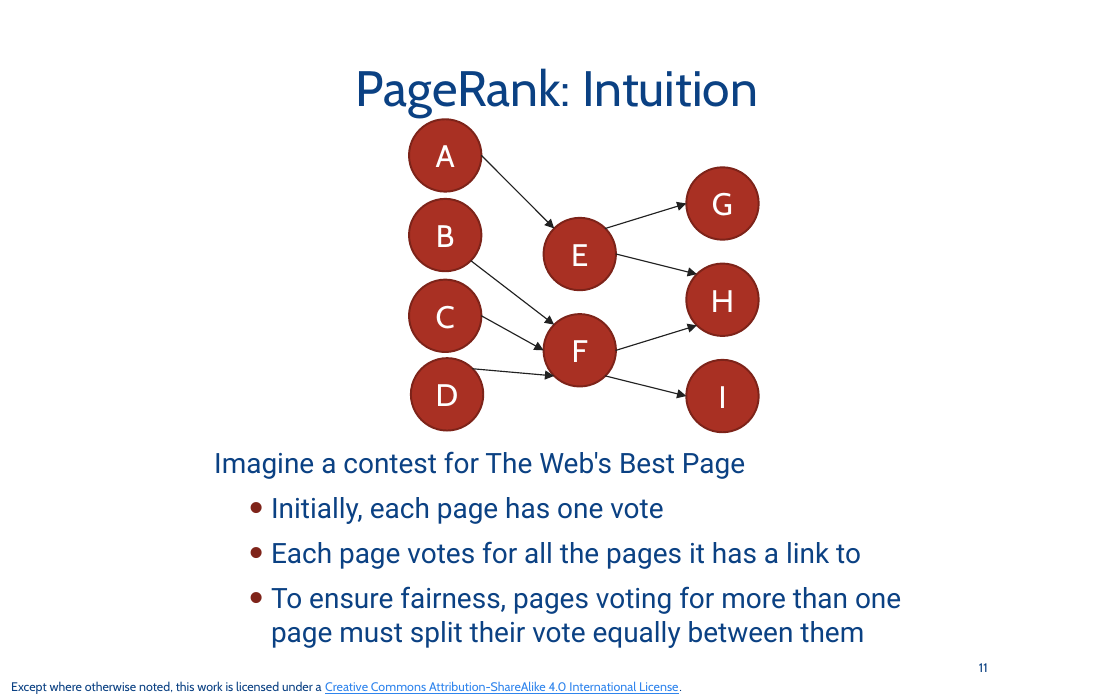
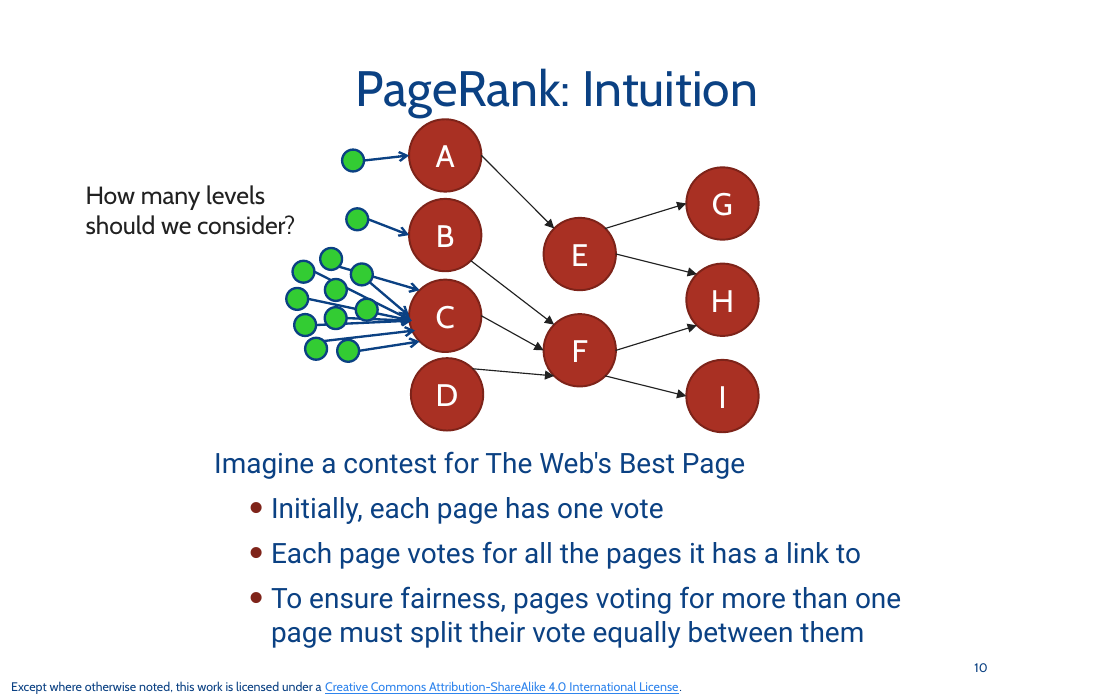
Before and after one commit to odpi/OpenDS4All, a slide deck: slide 10 of opends4all-resources/opends4all-scalable-data-processing/GRAPHS-PAGERANK-centrality.pptx (slide 11 before the commit). Drawn at 1120x700 pixels with LibreOffice and Linux fonts; fonts in the diff are those of the drawing. Boxes give left, top, right and bottom in pixels: in the first picture for what was removed or moved away, otherwise in the second. Text is boxed around its words. In the diff, an @@ line names an element or a change of style, - is before the commit and + after.

```diff
--- a/opends4all-resources/opends4all-scalable-data-processing/GRAPHS-PAGERANK-centrality.pptx
+++ b/opends4all-resources/opends4all-scalable-data-processing/GRAPHS-PAGERANK-centrality.pptx
@@ ellipse added at box(342, 150, 364, 172), fill #33CC33, outline #0B4183 1.5 pt @@
@@ arrow added from (364, 160) to (409, 156), #0B4183 1.5 pt @@
@@ text added at box(86, 185, 295, 235), 16 pt, text #212121 @@
+How many levels
+should we consider?
@@ ellipse added at box(346, 208, 368, 231), fill #33CC33, outline #0B4183 1.5 pt @@
@@ arrow added from (368, 220) to (409, 235), #0B4183 1.5 pt @@
@@ ellipse added at box(292, 261, 315, 283), fill #33CC33, outline #0B4183 1.5 pt @@
@@ ellipse added at box(320, 248, 343, 270), fill #33CC33, outline #0B4183 1.5 pt @@
@@ arrow added from (339, 267) to (420, 290), #0B4183 1.5 pt @@
@@ ellipse added at box(351, 263, 373, 286), fill #33CC33, outline #0B4183 1.5 pt @@
@@ ellipse added at box(287, 288, 309, 310), fill #33CC33, outline #0B4183 1.5 pt @@
@@ arrow added from (308, 299) to (411, 320), #0B4183 1.5 pt @@
@@ arrow added from (315, 272) to (411, 320), #0B4183 1.5 pt @@
@@ ellipse added at box(325, 279, 347, 301), fill #33CC33, outline #0B4183 1.5 pt @@
@@ ellipse added at box(356, 299, 379, 321), fill #33CC33, outline #0B4183 1.5 pt @@
@@ arrow added from (370, 282) to (409, 316), #0B4183 1.5 pt @@
@@ ellipse added at box(295, 314, 317, 336), fill #33CC33, outline #0B4183 1.5 pt @@
@@ arrow added from (316, 325) to (411, 320), #0B4183 1.5 pt @@
@@ ellipse added at box(325, 307, 347, 329), fill #33CC33, outline #0B4183 1.5 pt @@
@@ arrow added from (347, 318) to (411, 320), #0B4183 1.5 pt @@
@@ ellipse added at box(305, 338, 327, 361), fill #33CC33, outline #0B4183 1.5 pt @@
@@ arrow added from (324, 340) to (416, 330), #0B4183 1.5 pt @@
@@ ellipse added at box(337, 339, 360, 362), fill #33CC33, outline #0B4183 1.5 pt @@
@@ arrow added from (360, 351) to (420, 342), #0B4183 1.5 pt @@
@@ page number at box(974, 663, 987, 672): text changed @@
-11
+10
```
Also in this commit, not shown: 2 other slides changed, 1 slide removed, 2 other files.
